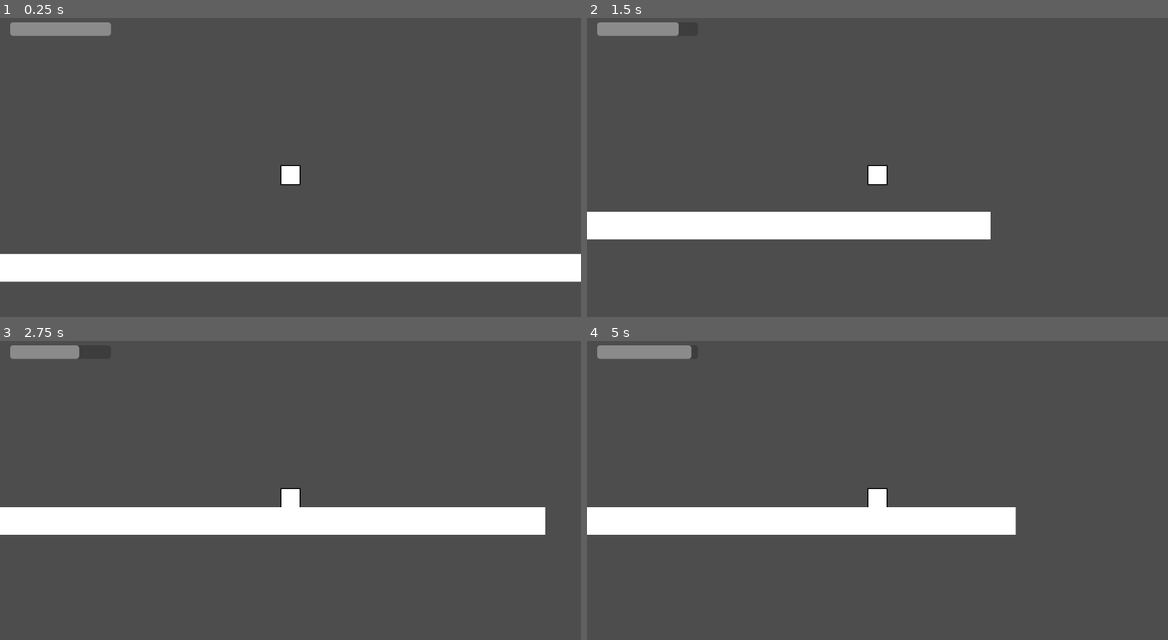
Above: before the commit, frames 1-4 (two rows, left to right).
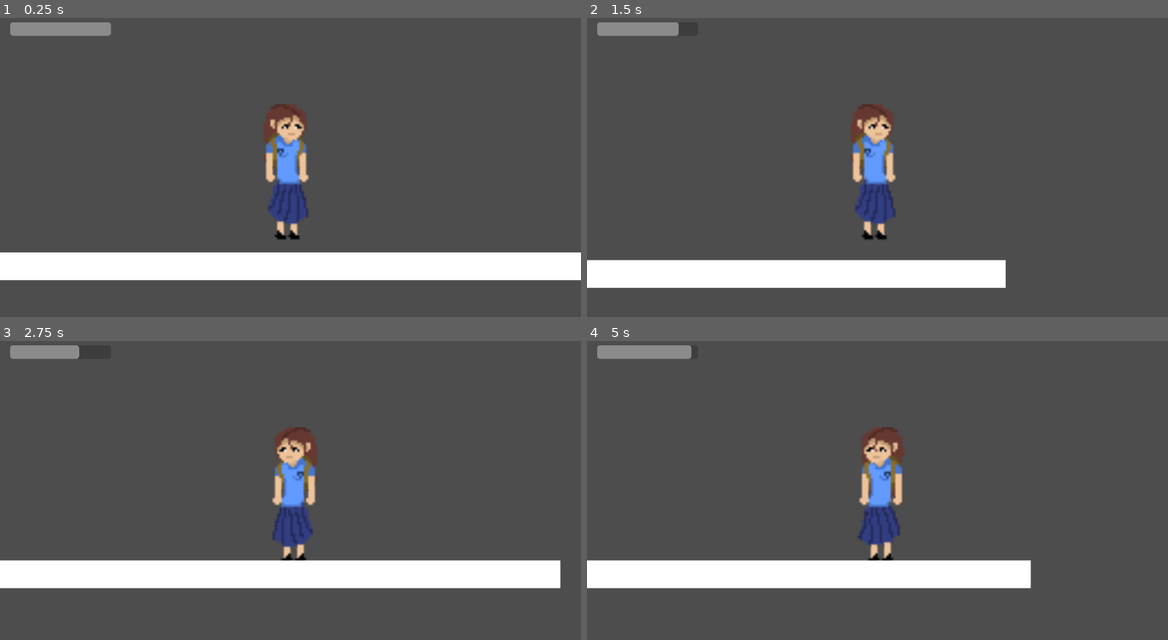
Above: after the commit, the same moments.

Repository: donmerveilleu/Pauli
Game: Godot game, scene res://scenes/Main.tscn
Same seed, same stepped clock (60 frames per second), same inputs: the game is played once before the commit and once after it.
Inputs:
- Up to frame 1 (0.25 s): no input
- Up to frame 2 (1.5 s): tap Enter (ui_accept) at 0.5, 0.8, 1.35 s; hold Shift (sprint) 0.53-1.28 s; hold D (move_right) from 0.53 s (still down); tap W (jump, bound only after the commit) at 0.77, 1.07 s
- Up to frame 3 (2.75 s): tap W (jump, bound only after the commit) at 1.52, 1.55, 1.82, 2.1 s; release D (move_right) at 2.03 s; hold A (move_left) from 2.03 s (still down); hold Shift (sprint) from 2.03 s (still down)
- Up to frame 4 (5 s): release A (move_left) at 2.78 s; release Shift (sprint) at 2.78 s; hold D (move_right) 2.78-4.28 s; tap Shift (sprint) at 2.85, 4.35 s; tap W (jump, bound only after the commit) at 3.02, 3.32, 3.77, 3.8, 4.07, 4.52, 4.82 s; tap Enter (ui_accept) at 3.05, 3.6 s; hold A (move_left) from 4.28 s (still down)

The runs differ from the first frame. In frame 1, 4.1% of the frame differs, in the area x 0-100%, y 28-89%; in frame 2, 15%; in frame 3, 20%, in the area x 0-97%, y 28-83%; in frame 4, 16%.

Commit message:
Added idle animation, solidified character movement

Diff:
--- a/project.godot
+++ b/project.godot
@@ -31,6 +31,11 @@
 "events": [Object(InputEventKey,"resource_local_to_scene":false,"resource_name":"","device":-1,"window_id":0,"alt_press …(195 unchanged characters)…
 ]
 }
+jump={
+"deadzone": 0.5,
+"events": [Object(InputEventKey,"resource_local_to_scene":false,"resource_name":"","device":-1,"window_id":0,"alt_pressed":false,"shift_pressed":false,"ctrl_pressed":false,"meta_pressed":false,"pressed":false,"keycode":0,"physical_keycode":87,"key_label":0,"unicode":119,"location":0,"echo":false,"script":null)
+]
+}
 
 [physics]
 
--- a/scenes/Main.tscn
+++ b/scenes/Main.tscn
@@ -14,11 +14,11 @@
 position = Vector2(500, 500)
 
 [node name="CollisionShape2D" type="CollisionShape2D" parent="Floor"]
-position = Vector2(28.5, 0)
+position = Vector2(50, 0)
 shape = SubResource("RectangleShape2D_floor")
 
 [node name="ColorRect" type="ColorRect" parent="Floor"]
-offset_left = -665.0
-offset_top = -25.0
-offset_right = 714.0
-offset_bottom = 25.0
+offset_left = -638.0
+offset_top = -27.0
+offset_right = 741.0
+offset_bottom = 23.0
--- a/scenes/Player.tscn
+++ b/scenes/Player.tscn
@@ -1,38 +1,69 @@
-[gd_scene format=3 uid="uid://bjk1m7n2c3d4e"]
+[gd_scene load_steps=10 format=3 uid="uid://bjk1m7n2c3d4e"]
 
-[ext_resource type="Script" uid="uid://baogycehbuwln" path="res://scripts/Player.gd" id="1_script"]
+[ext_resource type="Script" path="res://scripts/Player.gd" id="1_script"]
+[ext_resource type="Texture2D" uid="uid://1j6a1h7oka0y" path="res://characters/paulina/idle_sprite/player_idle_0001.png" id="2_t27dn"]
+[ext_resource type="Texture2D" uid="uid://codoqtt5udqpp" path="res://characters/paulina/idle_sprite/player_idle_0002.png" id="3_0uwrn"]
+[ext_resource type="Texture2D" uid="uid://qrbploqr24it" path="res://characters/paulina/idle_sprite/player_idle_0003.png" id="4_8gl4e"]
+[ext_resource type="Texture2D" uid="uid://b3dsi2vc81fyn" path="res://characters/paulina/idle_sprite/player_idle_0004.png" id="5_25bla"]
+[ext_resource type="Texture2D" uid="uid://cgf0fnf6wsfqe" path="res://characters/paulina/idle_sprite/player_idle_0005.png" id="6_jnn74"]
+[ext_resource type="Texture2D" uid="uid://c8xjwxoucufie" path="res://characters/paulina/idle_sprite/player_idle_0006.png" id="7_qjl3y"]
 
 [sub_resource type="RectangleShape2D" id="RectangleShape2D_1"]
-size = Vector2(32, 32)
+size = Vector2(81, 243)
 
-[node name="Player" type="CharacterBody2D" unique_id=1780334050]
+[sub_resource type="SpriteFrames" id="SpriteFrames_55jpv"]
+animations = [{
+"frames": [{
+"duration": 1.0,
+"texture": ExtResource("2_t27dn")
+}, {
+"duration": 1.0,
+"texture": ExtResource("3_0uwrn")
+}, {
+"duration": 1.0,
+"texture": ExtResource("4_8gl4e")
+}, {
+"duration": 1.0,
+"texture": ExtResource("5_25bla")
+}, {
+"duration": 1.0,
+"texture": ExtResource("6_jnn74")
+}, {
+"duration": 1.0,
+"texture": ExtResource("7_qjl3y")
+}],
+"loop": true,
+"name": &"Idle",
+"speed": 5.0
+}, {
+"frames": [],
+"loop": true,
+"name": &"default",
+"speed": 5.0
+}]
+
+[node name="Player" type="CharacterBody2D"]
 script = ExtResource("1_script")
 
-[node name="Outline" type="ColorRect" parent="." unique_id=2118570456]
-offset_left = -18.0
-offset_top = -18.0
-offset_right = 18.0
-offset_bottom = 18.0
-color = Color(0, 0, 0, 1)
-
-[node name="Visual" type="ColorRect" parent="." unique_id=351599630]
-offset_left = -16.0
-offset_top = -16.0
-offset_right = 16.0
-offset_bottom = 16.0
-
-[node name="CollisionShape2D" type="CollisionShape2D" parent="." unique_id=603561460]
+[node name="CollisionShape2D" type="CollisionShape2D" parent="."]
+position = Vector2(-9.5, -6.5)
 shape = SubResource("RectangleShape2D_1")
 
-[node name="Camera2D" type="Camera2D" parent="." unique_id=67838184]
+[node name="Camera2D" type="Camera2D" parent="."]
 zoom = Vector2(1.1, 1.1)
 
-[node name="UI" type="CanvasLayer" parent="." unique_id=1431169031]
+[node name="UI" type="CanvasLayer" parent="."]
 
-[node name="StaminaBar" type="ProgressBar" parent="UI" unique_id=1247361955]
+[node name="StaminaBar" type="ProgressBar" parent="UI"]
 offset_left = 20.0
 offset_top = 20.0
 offset_right = 220.0
 offset_bottom = 47.0
 value = 100.0
 show_percentage = false
+
+[node name="AnimatedSprite2D" type="AnimatedSprite2D" parent="."]
+scale = Vector2(4, 4)
+sprite_frames = SubResource("SpriteFrames_55jpv")
+animation = &"Idle"
+frame_progress = 0.179935
--- a/scripts/Player.gd
+++ b/scripts/Player.gd
@@ -1,11 +1,11 @@
 extends CharacterBody2D
 
-#iedit lang diri if di mo ganahan sa speed and grav
 const SPEED = 300.0
 const GRAVITY = 980.0
 const JUMP_VELOCITY = -400.0
 
 @onready var stamina_bar = $UI/StaminaBar
+@onready var animated_sprite: AnimatedSprite2D = $AnimatedSprite2D
 
 var max_stamina = 100.0
 var current_stamina = 100.0
@@ -13,21 +13,17 @@
 var stamina_regen_rate = 15.0
 
 func _physics_process(delta: float) -> void:
-
 	if not is_on_floor():
 		velocity.y += GRAVITY * delta
 
-	# Handle Jump
-	if Input.is_action_just_pressed("ui_accept") and is_on_floor():
+	if Input.is_action_just_pressed("jump") and is_on_floor():
 		velocity.y = JUMP_VELOCITY
 
-	# para ni input
 	var direction := Input.get_axis("move_left", "move_right")
 
 	var current_speed = SPEED
 	var is_sprinting = Input.is_action_pressed("sprint") and direction != 0
 
-	#machange diri kung pila ang speed sa sprint
 	if is_sprinting and current_stamina > 0:
 		current_speed *= 2.0
 		current_stamina -= stamina_drain_rate * delta
@@ -43,3 +39,30 @@
 		velocity.x = move_toward(velocity.x, 0, current_speed)
 
 	move_and_slide()
+
+	update_animation(direction, is_sprinting)
+
+
+func update_animation(direction: float, is_sprinting: bool) -> void:
+	if direction != 0:
+		animated_sprite.flip_h = direction < 0
+
+	if not is_on_floor():
+		if animated_sprite.sprite_frames.has_animation("Jump"):
+			animated_sprite.play("Jump")
+		return
+
+	if direction == 0:
+		animated_sprite.play("Idle")
+		return
+
+	if is_sprinting and current_stamina > 0:
+		if animated_sprite.sprite_frames.has_animation("Run"):
+			animated_sprite.play("Run")
+		else:
+			animated_sprite.play("Walk")
+	else:
+		if animated_sprite.sprite_frames.has_animation("Walk"):
+			animated_sprite.play("Walk")
+		else:
+			animated_sprite.play("Idle")
Binary file added: characters/paulina/idle_sprite/player_idle_0001.png
Not shown, added: characters/paulina/idle_sprite/player_idle_0001.png.import
Binary file added: characters/paulina/idle_sprite/player_idle_0002.png
Not shown, added: characters/paulina/idle_sprite/player_idle_0002.png.import
Binary file added: characters/paulina/idle_sprite/player_idle_0003.png
Not shown, added: characters/paulina/idle_sprite/player_idle_0003.png.import
Binary file added: characters/paulina/idle_sprite/player_idle_0004.png
Not shown, added: characters/paulina/idle_sprite/player_idle_0004.png.import
Binary file added: characters/paulina/idle_sprite/player_idle_0005.png
Not shown, added: characters/paulina/idle_sprite/player_idle_0005.png.import
Binary file added: characters/paulina/idle_sprite/player_idle_0006.png
Not shown, added: characters/paulina/idle_sprite/player_idle_0006.png.import
